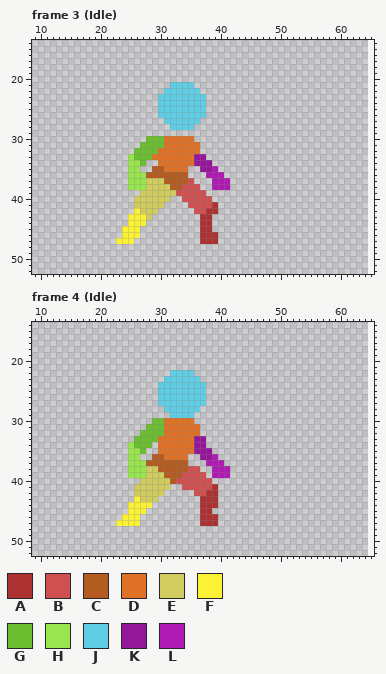
File history of a pixel-art file, Assets/Art/Characters/Testingsson/Testingsson.aseprite. Above: the version before the commit.
64x64 pixels, 47 frames. Shown: frame 3 (Idle): x 9..65, y 14..52; frame 4 (Idle): x 9..65, y 14..52. The old version is drawn lined up with the new one, on the new canvas. The commit also changed other frames, which this record leaves out.
Visible layers, top first: "Head", "Front Arm", "Front Leg", "Torso", "Back Leg", "Back Arm".
Palette (. is transparent): A #ac3232  B #ce5050  C #b35b20  D #df7126  E #d1cc60  F #fbf236  G #6abe30  H #99e550  J #5fcde4  K #951799  L #af1ab2
Pixels before, frame 3 (Idle), first column x 23:
21 .........JJJJ......
22 ........JJJJJJ.....
23 .......JJJJJJJJ....
24 .......JJJJJJJJ....
25 .......JJJJJJJJ....
26 .......JJJJJJJJ....
27 ........JJJJJJ.....
28 .........JJJJ......
29 ...................
30 .....GGGDDDDD......
31 ....GGGGDDDDDD.....
32 ...GGGGDDDDDDD.....
33 ..HGGGDDDDDDDKK....
34 ..HHG..DDDDDDKKK...
35 ..HH..CCDDDD..KKL..
36 ..HHHCCCCCCC...LLL.
37 ..HHHEEECCCCB...LLL
38 ..HHHEEEECCBBB..LLL
39 ....EEEEEEBBBBB....
40 ...EEEEEE..BBBBB...
41 ...EEEEE....BBBBA..
42 ...FEEE......BBAA..
43 ..FFFE........AA...
44 ..FFF.........AA...
45 .FFF..........AA...
46 .FFF..........AAA..
47 FFF...........AAA..
Pixels before, frame 4 (Idle), first column x 23:
22 .........JJJJ......
23 ........JJJJJJ.....
24 .......JJJJJJJJ....
25 .......JJJJJJJJ....
26 .......JJJJJJJJ....
27 .......JJJJJJJJ....
28 ........JJJJJJ.....
29 .........JJJJ......
30 ......GGDDDDD......
31 .....GGGDDDDDD.....
32 ....GGGGDDDDDD.....
33 ...GGGGDDDDDDKK....
34 ..HGGG.DDDDDDKK....
35 ..HHG..DDDDDDKKK...
36 ..HH..CCDDDD..KKL..
37 ..HHHCCCCCCC...LLL.
38 ..HHHEECCCCCBB..LLL
39 ..HHHEEECCCBBBB.LLL
40 ....EEEEECBBBBBB...
41 ...EEEEEE..BBBBBA..
42 ...EEEEE.....BBAA..
43 ...FEEE.......AAA..
44 ..FFFF........AAA..
45 ..FFF.........AA...
46 .FFF..........AAA..
47 FFFF..........AAA..
Once edited:
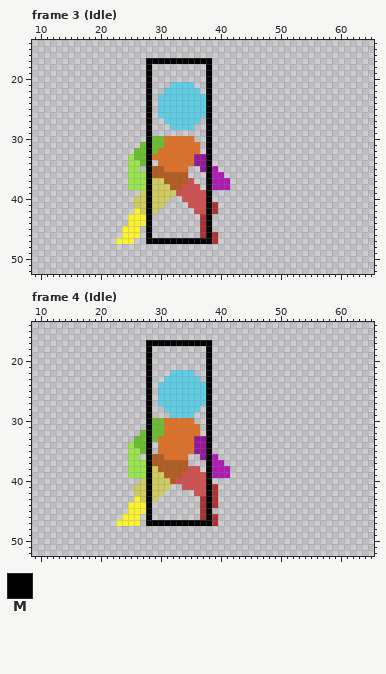
Colours new in this view: M #000000
What changed:
canvas 64x64 -> 66x64, the old top-left corner now at 1,0
Frame 3 (Idle):
y 17: x 28..38 ........... -> MMMMMMMMMMM
y 18..29: x 28 . -> M; x 38 . -> M
y 30..33: x 28 G -> M; x 38 . -> M
y 34..35: x 28 . -> M; x 38 K -> M
y 36: x 28 C -> M; x 38 L -> M
y 37..39: x 28 E -> M; x 38 . -> M
y 40..41: x 28 E -> M; x 38 B -> M
y 42..43: x 28 E -> M; x 38 A -> M
y 44..46: x 28 . -> M; x 38 A -> M
y 47: x 28..38 .........AA -> MMMMMMMMMMM
Frame 4 (Idle):
y 17: x 28..38 ........... -> MMMMMMMMMMM
y 18..30: x 28 . -> M; x 38 . -> M
y 31..34: x 28 G -> M; x 38 . -> M
y 35..36: x 28 . -> M; x 38 K -> M
y 37: x 28 C -> M; x 38 L -> M
y 38..39: x 28 E -> M; x 38 . -> M
y 40..41: x 28 E -> M; x 38 B -> M
y 42..43: x 28 E -> M; x 38 A -> M
y 44: x 28 F -> M; x 38 A -> M
y 45..46: x 28 . -> M; x 38 A -> M
y 47: x 28..38 .........AA -> MMMMMMMMMMM
